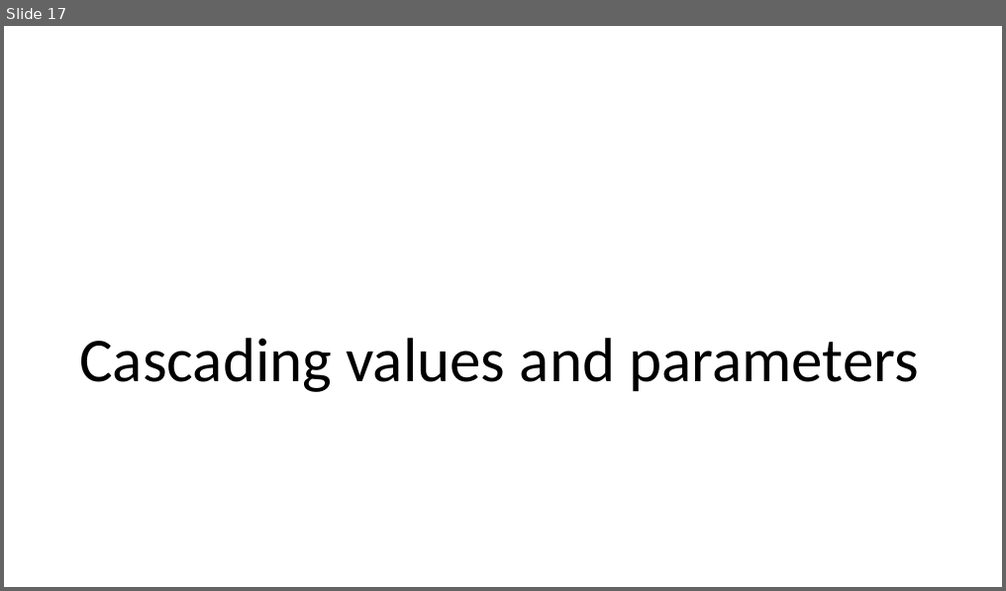
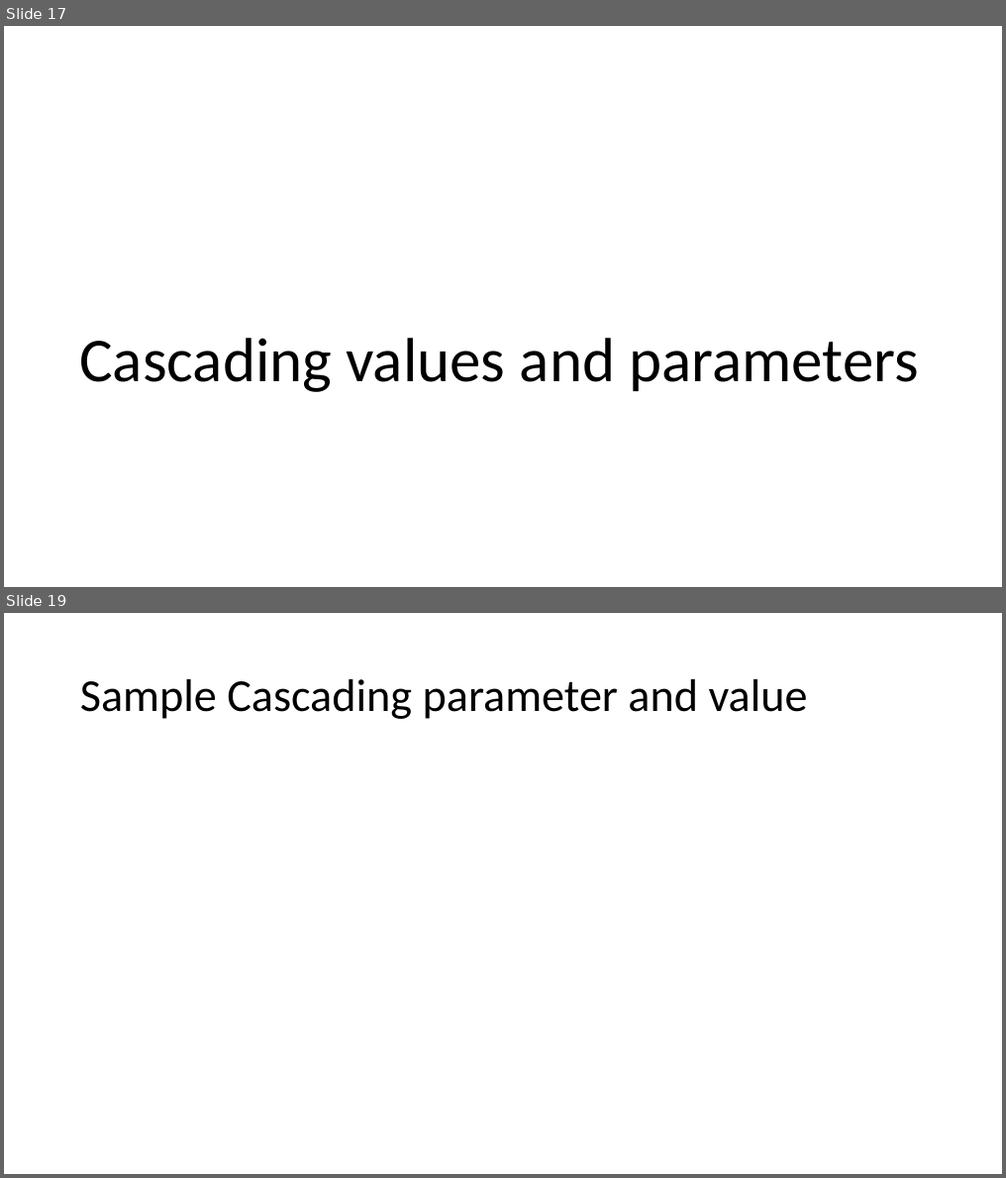
Before and after one commit to Cookie-And-Milk/BlazorDemo, a slide deck: BlazorDemo/BlazorDemo/presentation/ASP.pptx. Shown one above the other, each under a label of ours: slide 17 before the commit, slides 17 and 19 after it; the slides between them are not shown. The pictures are 1006x591 and 1006x1178 pixels, drawn with LibreOffice and Linux fonts; fonts in the diff are those of the drawing. Boxes give left, top, right and bottom in pixels: in the first picture for what was removed or moved away, otherwise in the second. Text is boxed around its words. In the diff, an @@ line names an element or a change of style, - is before the commit and + after.

```diff
--- a/BlazorDemo/BlazorDemo/presentation/ASP.pptx
+++ b/BlazorDemo/BlazorDemo/presentation/ASP.pptx
@@ slide 19 added at <box>4,613,1002,1174</box>, background #FFFFFF @@
@@ title added at <box>80,679,808,719</box>, 44 pt, text #000000 @@
+Sample Cascading parameter and value
```
Also in this commit, not shown: 1 slide changed, 4 other files.
